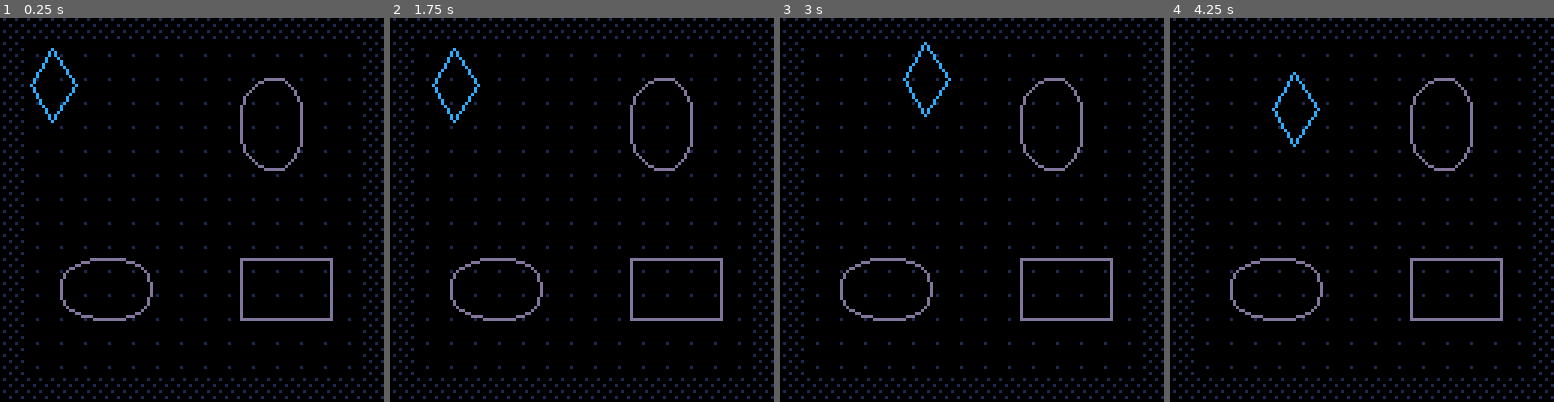
Above: before the commit, frames 1-4 (left to right).
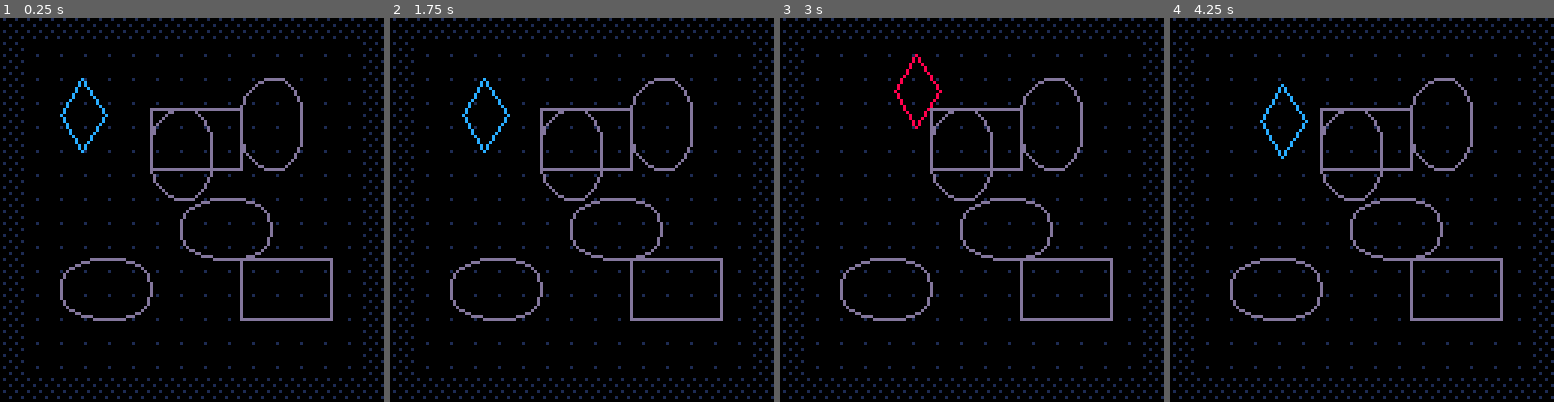
Above: after the commit, the same moments.

Repository: ktitaro/pico-physics
Game: PICO-8 cartridge demo/demo.p8
The game is run twice, just before and just after one commit, with the same random seed, the same clock (stepped at 60 frames per second) and the same inputs.
Inputs:
- Up to frame 1 (0.25 s): no input
- Up to frame 2 (1.75 s): hold Right from 1.6 s (still down)
- Up to frame 3 (3 s): release Right at 2.1 s; hold Up 2.15-2.42 s; hold Right from 2.47 s (still down)
- Up to frame 4 (4.25 s): release Right at 3.03 s; hold Left 3.08-3.58 s; hold Down 3.63-3.97 s; hold Right from 4.02 s (still down)

The runs differ from the first frame. In frame 1, 1.9% of the frame differs, in the area x 7-72%, y 7-64%; in frame 2, 1.9%; in frame 3, 1.9%; in frame 4, 1.9%.

Commit message:
Working on demo & arts

Diff:
--- a/demo/game.lua
+++ b/demo/game.lua
@@ -1,15 +1,18 @@
 local reg={}
 
 function _init()
-  add(reg,robby:new(10,10,reg))
+  add(reg,robby:new(20,20,reg))
   add(reg,create_oval(30,20,20,80))
   add(reg,create_oval(20,30,80,20))
   add(reg,create_rect(30,20,80,80))
+  add(reg,create_oval(30,20,60,60))
+  add(reg,create_oval(20,30,50,30))
+  add(reg,create_rect(30,20,50,30))
 end
 
 function _update()
   for v in all(reg) do
-    v:upd()
+    if (v["upd"]) v:upd()
   end
 end
 
--- a/demo/shapes.lua
+++ b/demo/shapes.lua
@@ -1,5 +1,5 @@
 function create_oval(w,h,x,y)
-  return body:new(oval2,{
+  return area:new(oval2,{
     p=vec2:new(x,y),
     cl={2},w=w,h=h,
     col=13,
@@ -7,7 +7,7 @@
 end
 
 function create_rect(w,h,x,y)
-  return body:new(rect2,{
+  return area:new(rect2,{
     p=vec2:new(x,y),
     cl={2},w=w,h=h,
     col=13,
Not shown, changed: README.md
Not shown, added: arts/logo.png
